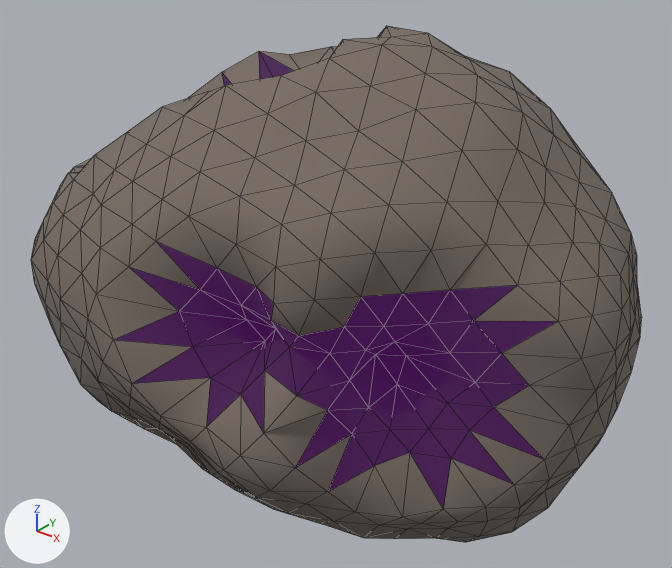
One commit to the glTF model assets/asteroids/asteroid_med_29.glb: the scene before it, then after it.
One viewpoint serves both versions: a 50 mm lens placed at (1.505, -1.958, 1.238), pointed at (-0.044, -0.022, 0.038). Lighting does not change. The marker at lower left points along +X, +Y and +Z. The picture after the commit comes second. Mesh edges are drawn as thin lines.

The first picture shows 'asteroid_med_29'.
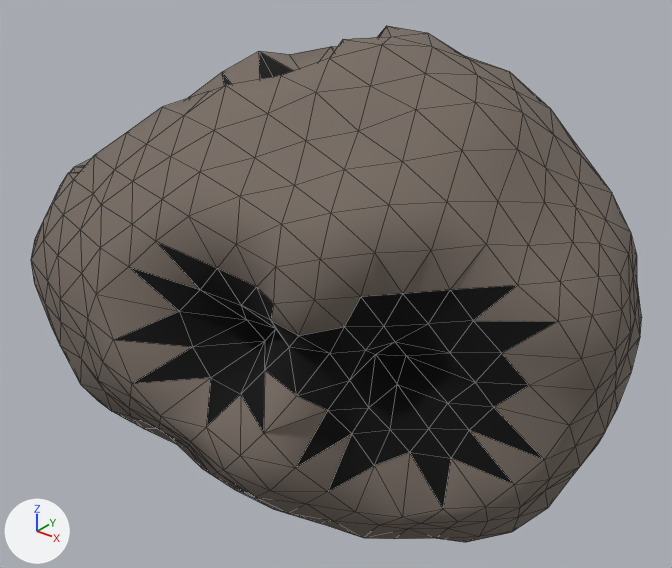
Changed parts and their boxes (x1, y1, x2, y2) in the pictures (672 x 568 px):
'asteroid_med_29', recoloured, surface changed (darker): (79, 51, 558, 511) in both

Patch to the scene script:
```diff
--- a/assets/asteroids/asteroid_med_29.glb.py
+++ b/assets/asteroids/asteroid_med_29.glb.py
@@ mat_crater_asteroid_med_29 @@
 mat_crater_asteroid_med_29 = principled_material('Crater_asteroid_med_29')
-mat_crater_asteroid_med_29.base_color = (0.02, 0.01, 0.02)  # black #271927
+mat_crater_asteroid_med_29.base_color = (0.0, 0.0, 0.0)  # black #000000
 mat_crater_asteroid_med_29.roughness = 1.0
-mat_crater_asteroid_med_29.emission_color = (0.042, 0.0, 0.063)  # dark purple #3a0047
-mat_crater_asteroid_med_29.emission_strength = 1.0
```
